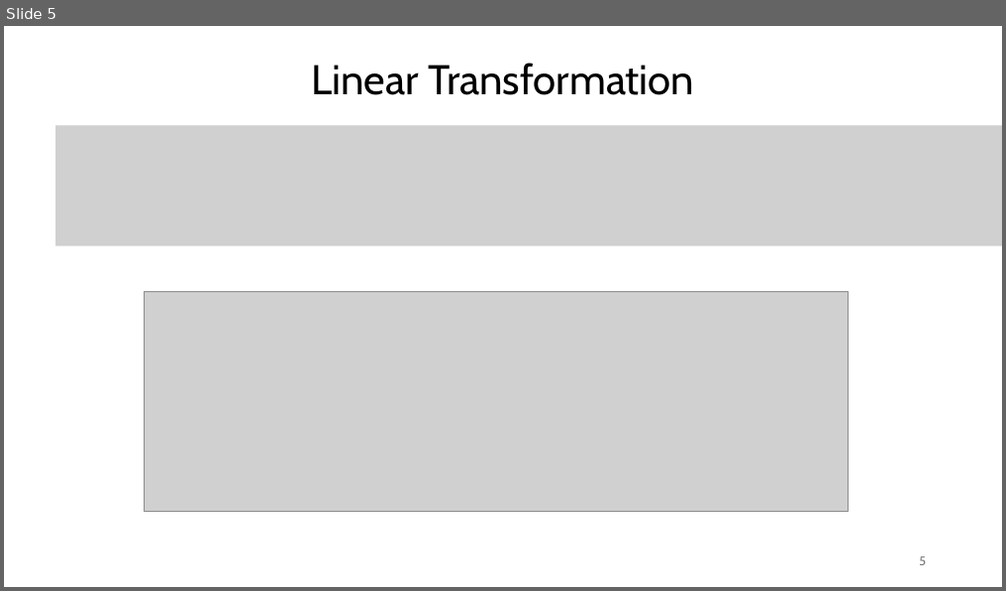
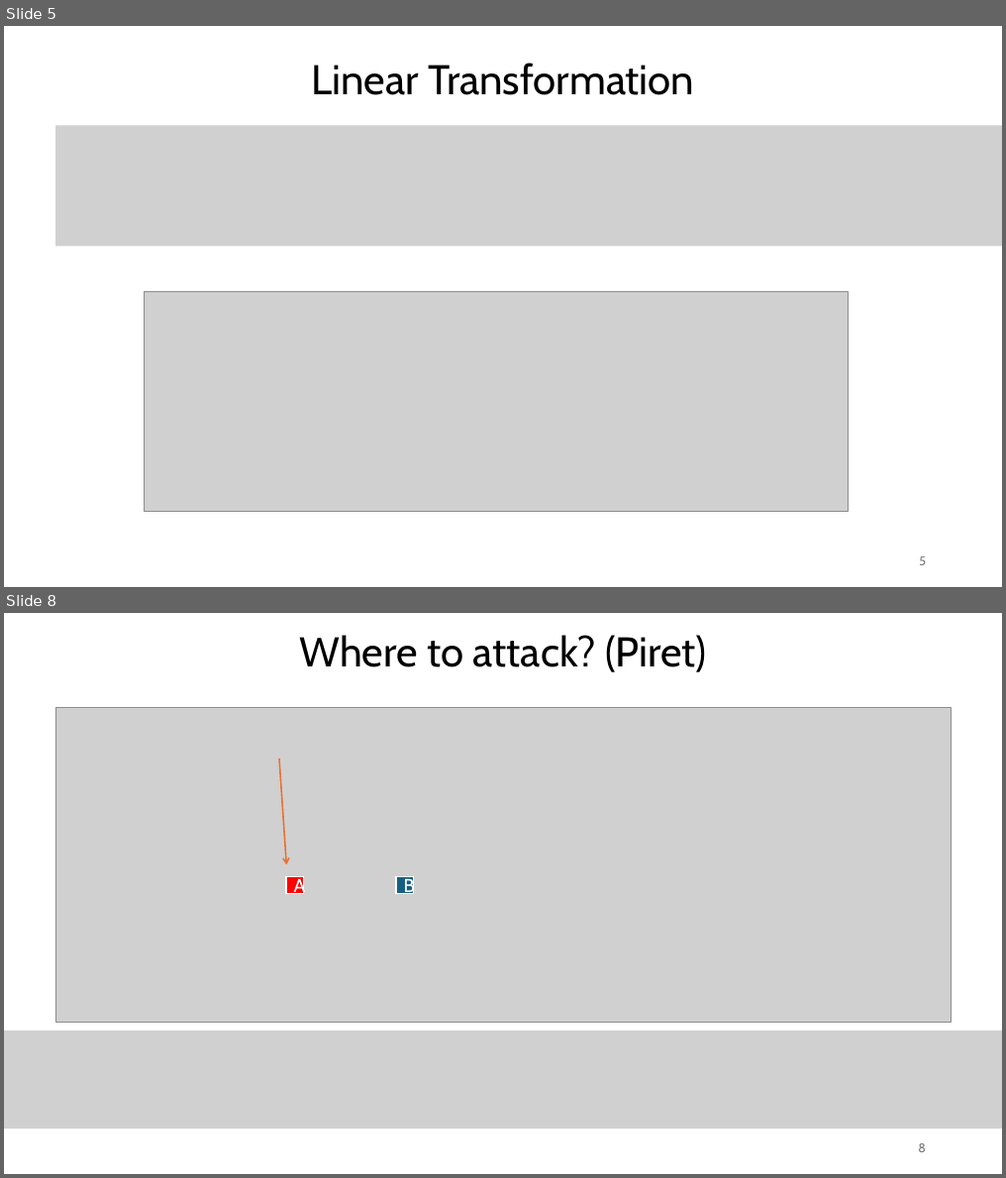
Before and after one commit to Specht1000/PFE-SM4-Fault-Injection, a slide deck: docs/Apresentation_PFE.pptx. Shown one above the other, each under a label of ours: slide 5 before the commit, slides 5 and 8 after it; the slides between them are not shown. The pictures are 1006x591 and 1006x1178 pixels, drawn with LibreOffice and Linux fonts; fonts in the diff are those of the drawing; grey boxes stand for pictures. Boxes give left, top, right and bottom in pixels: in the first picture for what was removed or moved away, otherwise in the second. Text is boxed around its words. In the diff, an @@ line names an element or a change of style, - is before the commit and + after.

Commit message:
Debug piret, presentation and pdfs

```diff
--- a/docs/Apresentation_PFE.pptx
+++ b/docs/Apresentation_PFE.pptx
@@ slide 8 added at (4,613,1002,1174), background #FFFFFF @@
@@ text added at (300,635,707,672), 40 pt, text #000000 @@
+Where to attack? (Piret)
@@ picture added at (55,707,951,1023) @@
@@ arrow added from (279, 759) to (286, 865), #E97132 1.5 pt @@
@@ rectangle added at (286,876,303,894), fill #FF0000, outline #FFFFFF 1.5 pt, 18 pt, text #FFFFFF @@
+A
@@ rectangle added at (396,876,414,894), fill #156082, outline #FFFFFF 1.5 pt, 18 pt, text #FFFFFF @@
+B
@@ picture added at (4,1031,1002,1129) @@
@@ page number added at (918,1144,926,1153), 12 pt, text #797979 @@
+8
```
Also in this commit, not shown: 1 slide changed, 6 other slides added, 1 slide removed, 33 other files.
